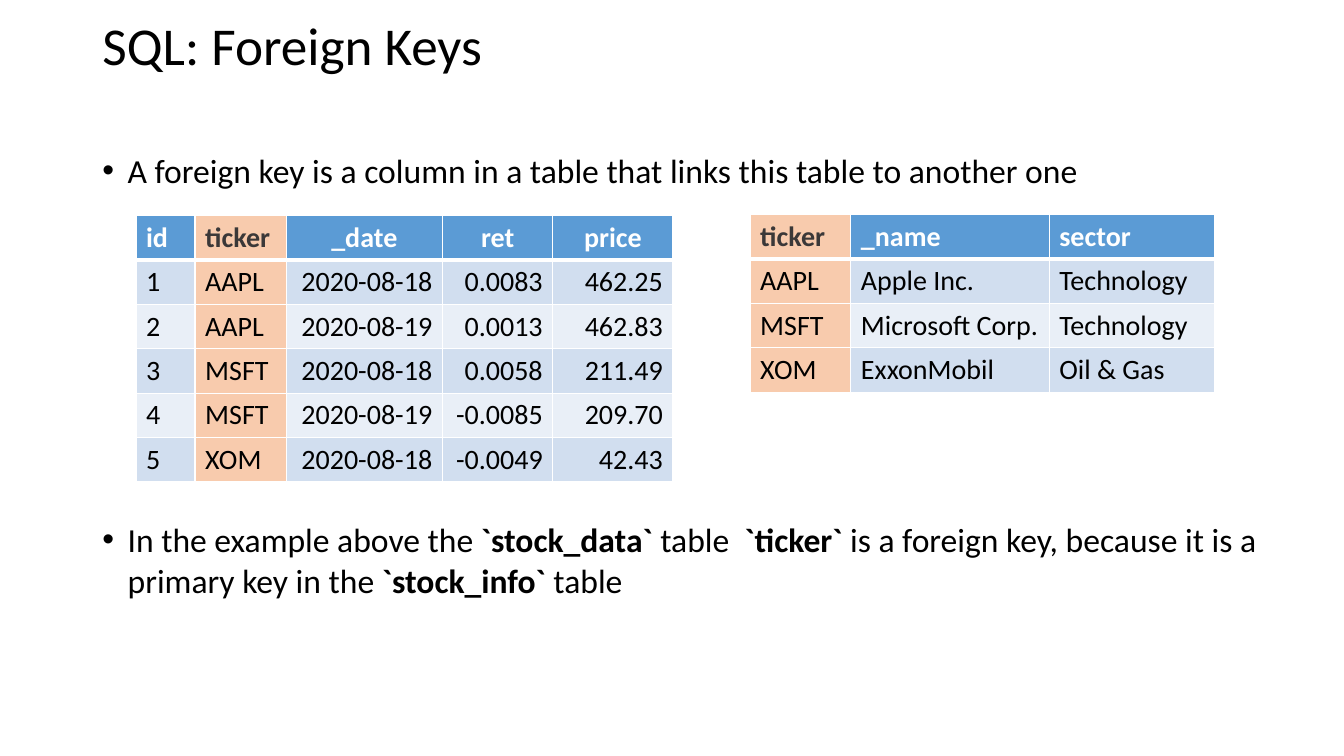
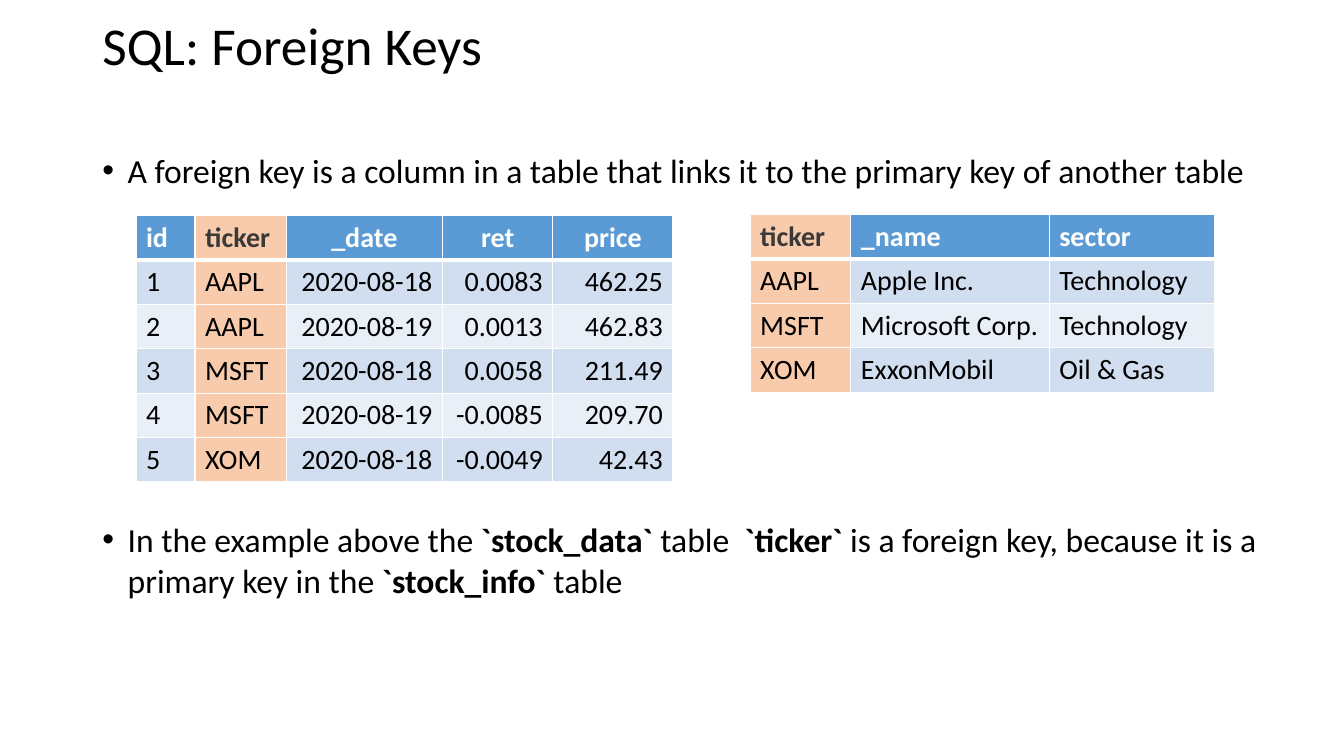
Before and after one commit to ipozdeev/it-skills-for-research, a slide deck: slide 9 of databases/databases_slides.pptx (slide 8 before the commit). Drawn at 1344x756 pixels with LibreOffice and Linux fonts; fonts in the diff are those of the drawing. Boxes give left, top, right and bottom in pixels: in the first picture for what was removed or moved away, otherwise in the second. Text is boxed around its words. In the diff, an @@ line names an element or a change of style, - is before the commit and + after.

Commit message:
typos in sql lecture

```diff
--- a/databases/databases_slides.pptx
+++ b/databases/databases_slides.pptx
@@ text at <box>128,159,1244,189</box>: text changed @@
-• A foreign key is a column in a table that links this table to another one
+• A foreign key is a column in a table that links it to the primary key of another table
```
Also in this commit, not shown: 4 other slides changed, 1 slide added, 2 other files.
